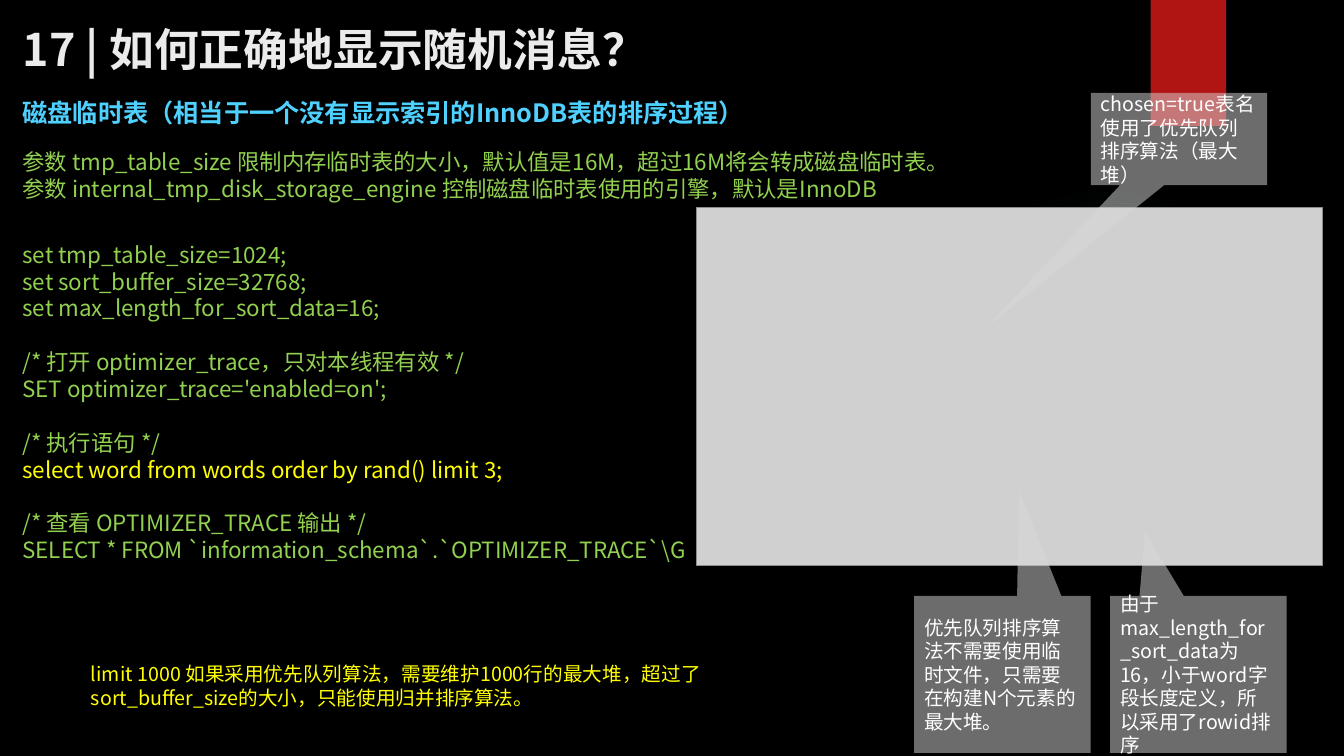
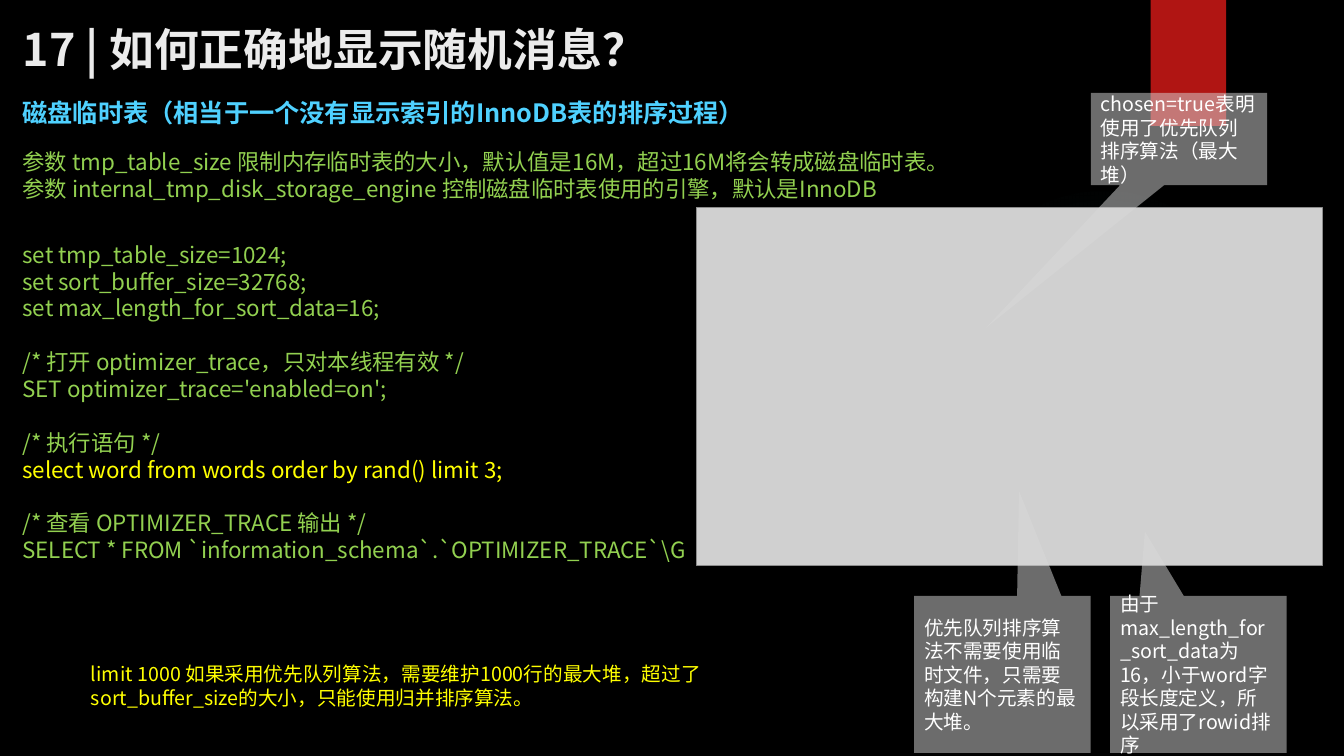
Before and after one commit to zhangkekf/reading-notes, a slide deck: slide 3 of MySQL实战/17如何正确地显示随机消息？.pptx. Drawn at 1344x756 pixels with LibreOffice and Linux fonts; fonts in the diff are those of the drawing; grey boxes stand for pictures; background and template pictures are left out. Boxes give left, top, right and bottom in pixels: in the first picture for what was removed or moved away, otherwise in the second. Text is boxed around its words. In the diff, an @@ line names an element or a change of style, - is before the commit and + after.

```diff
--- a/MySQL实战/17如何正确地显示随机消息？.pptx
+++ b/MySQL实战/17如何正确地显示随机消息？.pptx
@@ text in speech box at <box>1101,91,1255,187</box>: text changed @@
-chosen=true表名使用了优先队列排序算法（最大堆）
+chosen=true表明使用了优先队列排序算法（最大堆）
@@ text in speech box at <box>924,618,1076,731</box>: text changed @@
-优先队列排序算法不需要使用临时文件，只需要在构建N个元素的最大堆。
+优先队列排序算法不需要使用临时文件，只需要构建N个元素的最大堆。
```
Also in this commit, not shown: 1 other slide changed, 2 other files.
